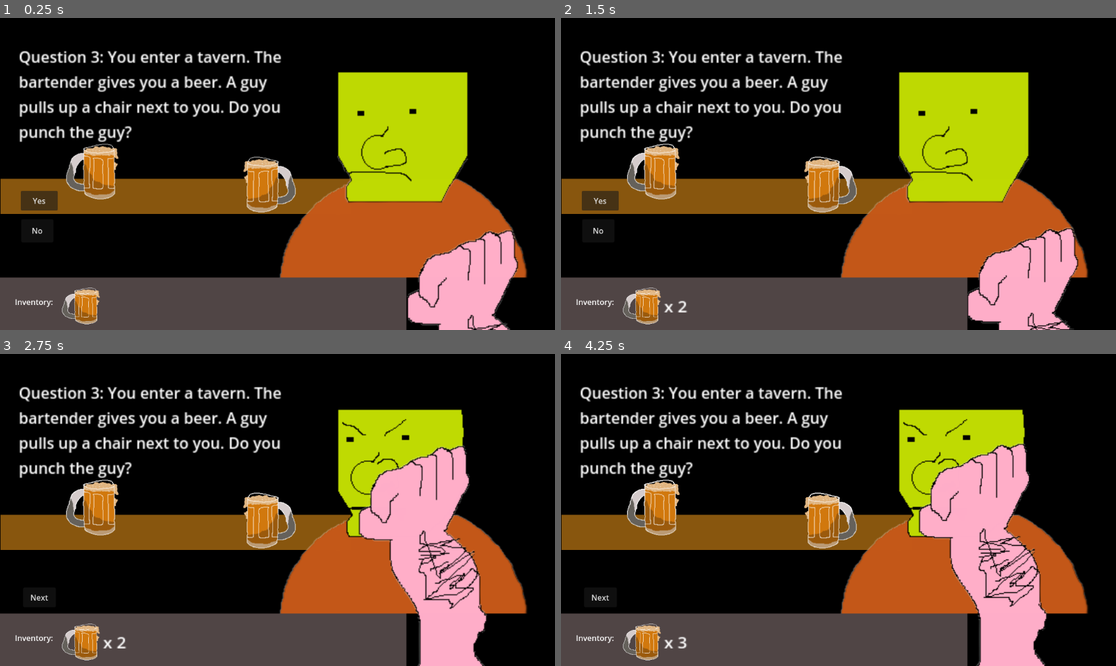
Above: before the commit, frames 1-4 (two rows, left to right).
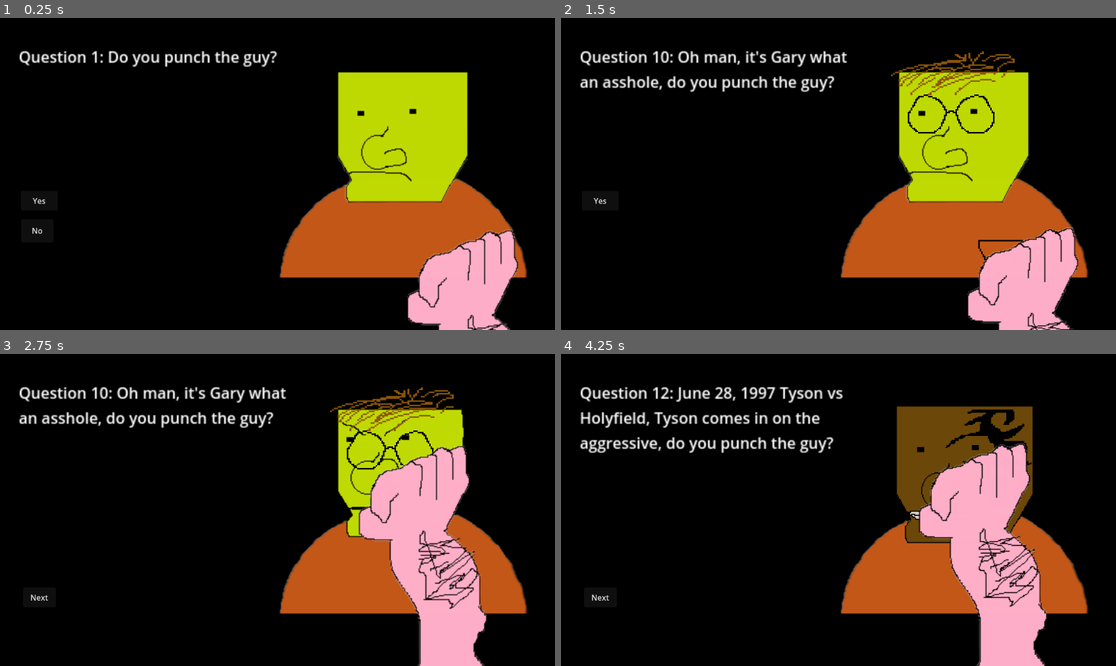
Above: after the commit, the same moments.

Repository: Do-You-Punch-The-Guy-Studios/do-you-punch-the-guy
Game: Godot game, scene res://scenes/the_guy_root_scene.tscn
The game is run twice, just before and just after one commit, with the same random seed, the same clock (stepped at 60 frames per second) and the same inputs.
Inputs:
- Up to frame 1 (0.25 s): no input
- Up to frame 2 (1.5 s): click "Yes" at 0.5 s; click "Next" at 1.25 s
- Up to frame 3 (2.75 s): click "Yes" at 2 s
- Up to frame 4 (4.25 s): click "Next" at 2.75 s; click "Yes" at 3.5 s

The runs differ from the first frame. In frame 1, 24% of the frame differs, in the area x 0-74%, y 10-100%; in frame 2, 25%; in frame 3, 25%; in frame 4, 30%, in the area x 0-85%, y 10-100%.

Commit message:
clean up previous level

Diff:
--- a/code/do-you-punch-the-guy-main.gd
+++ b/code/do-you-punch-the-guy-main.gd
@@ -12,7 +12,7 @@
 var understandable = 0
 var crime = 0
 var party = 0
-var currentQuestionIndex;
+var currentQuestionIndex = 0;
 var currentQuestion: Variant;
 var nextQuestionIndex  = 1 ;
 var questionIndexes: Array = []
@@ -82,15 +82,18 @@
 		questionInfo = JSON.parse_string(dataFile.get_as_text())
 
 func changeQuestion() -> void:
-	#if(currentQuestionIndex > 1):
-		#self.remove_child($Question)
+	if(currentQuestionIndex > 1):
+		var path = "Question%d" % currentQuestionIndex
+		var node = get_node_or_null(path)
+		if(node):
+			node.queue_free()
 	if questionIndexes.is_empty():
 		print("All numbers have been used!");
 
 	currentQuestionIndex = nextQuestionIndex
 	nextQuestionIndex = questionIndexes.back()
 	questionIndexes.pop_back()
-	currentQuestionIndex = 3;
+	#currentQuestionIndex = 3;
 	currentQuestion = questionInfo[str(currentQuestionIndex)];
 	if(currentQuestionIndex > 1):
 		self.add_child(questionScenes["question" + str(currentQuestionIndex)].instantiate())
Not shown, added: scenes/the_guy_root_scene.tscn3514611451.tmp
